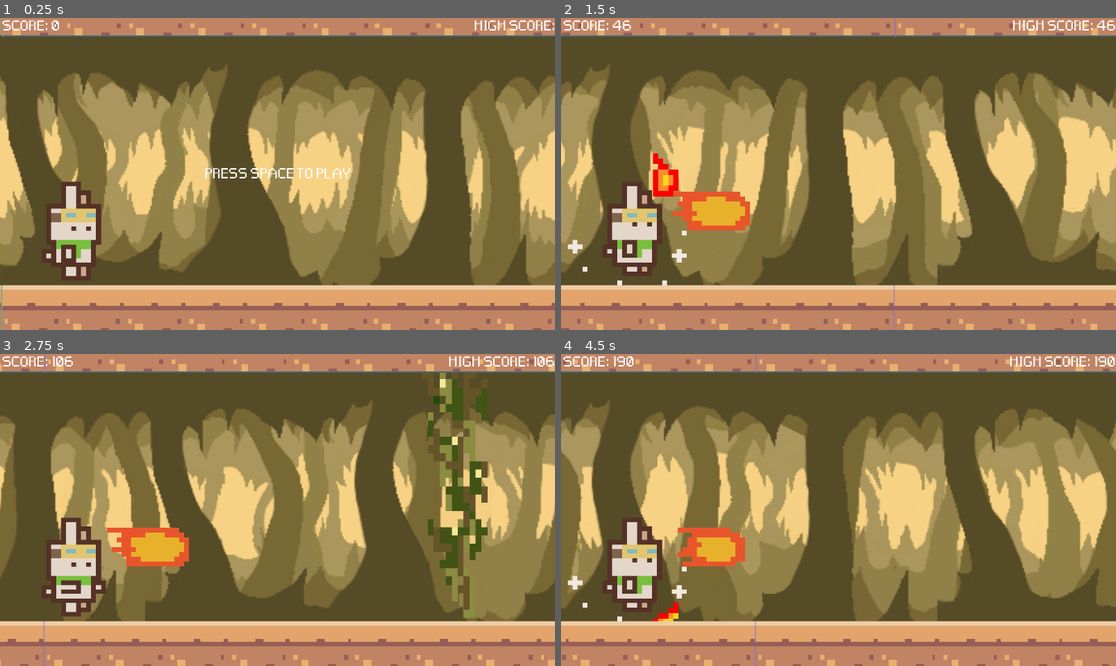
Above: before the commit, frames 1-4 (two rows, left to right).
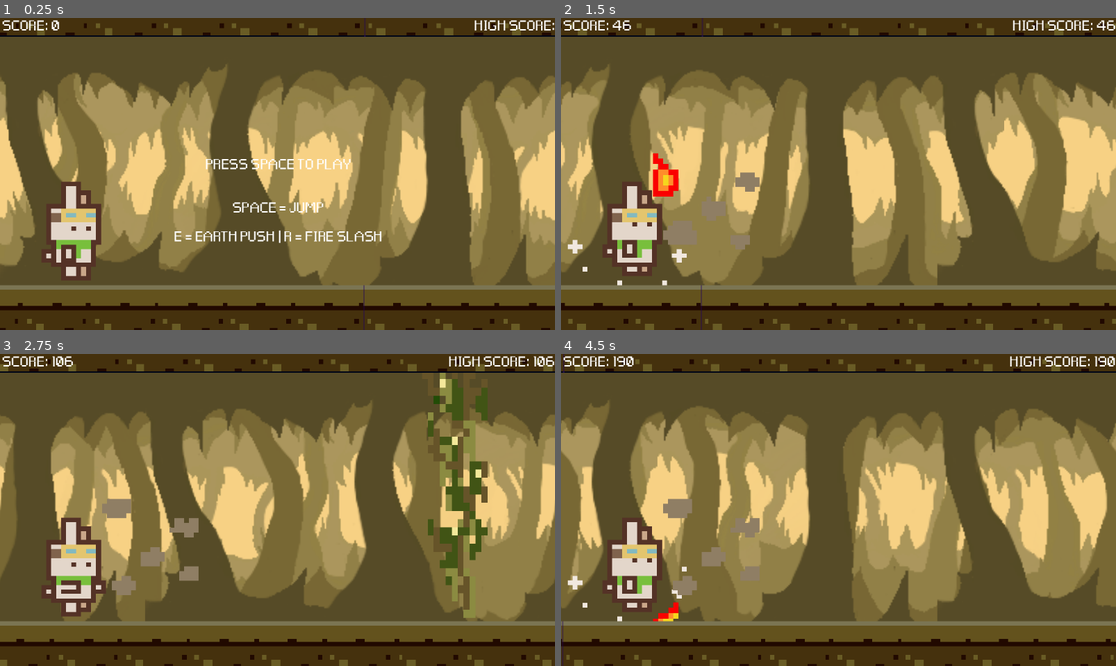
Above: after the commit, the same moments.

Repository: maryandrearv/the-elemental-path
Game: Godot game, scene res://scenes/main.tscn
Two runs of this game, one before a commit and one after it. Both use one fixed random seed, a clock stepped at 60 frames per second and the inputs below.
Inputs:
- Up to frame 1 (0.25 s): no input
- Up to frame 2 (1.5 s): tap Space at 0.5 s; tap E (earth) at 0.6 s; tap Enter (ui_accept) at 0.77 s; tap R (fire) at 1.35 s
- Up to frame 3 (2.75 s): tap Enter (ui_accept) at 1.52 s; tap E (earth) at 2.1 s
- Up to frame 4 (4.5 s): tap R (fire) at 2.85, 4.35 s; tap Enter (ui_accept) at 3.02, 3.77 s; tap E (earth) at 3.6 s

The runs differ from the first frame. In frame 1, 22% of the frame differs, in the area x 0-100%, y 0-100%; in frame 2, 22%; in frame 3, 23%; in frame 4, 22%.

Commit message:
A few changes made for the game. Expanded the game background to fit a wider screen. Also expanded ground and ceiling. Fixed Echo earth ability. Added control functions to start menu.

Diff:
--- a/runner/project.godot
+++ b/runner/project.godot
@@ -19,6 +19,10 @@
 
 Global="*res://scenes/Global.gd"
 
+[display]
+
+window/stretch/aspect="expand"
+
 [input]
 
 earth={
--- a/runner/scenes/Echo.tscn
+++ b/runner/scenes/Echo.tscn
@@ -107,22 +107,22 @@
 [sub_resource type="RectangleShape2D" id="RectangleShape2D_2nvop"]
 size = Vector2(11.5, 17.6667)
 
-[sub_resource type="AtlasTexture" id="AtlasTexture_gmeea"]
-atlas = ExtResource("2_qb8ms")
-region = Rect2(96, 96, 32, 32)
-
-[sub_resource type="AtlasTexture" id="AtlasTexture_k7gho"]
-atlas = ExtResource("2_qb8ms")
-region = Rect2(0, 128, 32, 32)
+[sub_resource type="AtlasTexture" id="AtlasTexture_0iqx2"]
+atlas = ExtResource("2_qb8ms")
+region = Rect2(32, 128, 32, 32)
+
+[sub_resource type="AtlasTexture" id="AtlasTexture_n4r0m"]
+atlas = ExtResource("2_qb8ms")
+region = Rect2(64, 128, 32, 32)
 
 [sub_resource type="SpriteFrames" id="SpriteFrames_a8h5c"]
 animations = [{
 "frames": [{
 "duration": 1.0,
-"texture": SubResource("AtlasTexture_gmeea")
-}, {
-"duration": 1.0,
-"texture": SubResource("AtlasTexture_k7gho")
+"texture": SubResource("AtlasTexture_0iqx2")
+}, {
+"duration": 1.0,
+"texture": SubResource("AtlasTexture_n4r0m")
 }],
 "loop": true,
 "name": &"earth",
@@ -187,8 +187,7 @@
 scale = Vector2(5, 5)
 sprite_frames = SubResource("SpriteFrames_a8h5c")
 animation = &"earth"
-frame = 1
-frame_progress = 0.0526812
+frame_progress = 0.452353
 
 [node name="Fire" type="AnimatedSprite2D" parent="."]
 visible = false
--- a/runner/scenes/background.tscn
+++ b/runner/scenes/background.tscn
@@ -9,7 +9,8 @@
 [node name="background" type="ParallaxBackground"]
 
 [node name="Sprite2D" type="Sprite2D" parent="."]
-scale = Vector2(3, 3)
+position = Vector2(-453, -282)
+scale = Vector2(7.83333, 6.91667)
 texture = ExtResource("1_0y6dt")
 centered = false
 
--- a/runner/scenes/ground.tscn
+++ b/runner/scenes/ground.tscn
@@ -1,10 +1,10 @@
 [gd_scene load_steps=8 format=4 uid="uid://b4p11np75v5y1"]
 
 [ext_resource type="Texture2D" uid="uid://ku5lg5ht7tly" path="res://sprites/GrassetPack/GrassetPack.png" id="1_bc51w"]
-[ext_resource type="Texture2D" uid="uid://chvvjnsi5j261" path="res://sprites/ground.png" id="1_la0hv"]
+[ext_resource type="Texture2D" uid="uid://ujihrkrvi4kn" path="res://sprites/ground_proper.png" id="1_leeml"]
 
 [sub_resource type="RectangleShape2D" id="RectangleShape2D_dwsa4"]
-size = Vector2(2499, 58)
+size = Vector2(2764, 58)
 
 [sub_resource type="TileSetAtlasSource" id="TileSetAtlasSource_ij0m6"]
 texture = ExtResource("1_bc51w")
@@ -74,12 +74,12 @@
 
 [node name="Sprite2D" type="Sprite2D" parent="."]
 texture_filter = 1
-position = Vector2(1186, 612)
-scale = Vector2(1.41889, 1.52778)
-texture = ExtResource("1_la0hv")
+position = Vector2(1055, 612)
+scale = Vector2(1.56445, 1.52778)
+texture = ExtResource("1_leeml")
 
 [node name="CollisionShape2D" type="CollisionShape2D" parent="."]
-position = Vector2(1186.5, 614)
+position = Vector2(1054, 614)
 shape = SubResource("RectangleShape2D_dwsa4")
 
 [node name="Layer0" type="TileMapLayer" parent="."]
--- a/runner/scenes/hud.tscn
+++ b/runner/scenes/hud.tscn
@@ -35,15 +35,20 @@
 anchor_top = 0.5
 anchor_right = 0.5
 anchor_bottom = 0.5
-offset_left = -32.0
-offset_top = -11.5
-offset_right = 32.0
-offset_bottom = 11.5
+offset_left = -214.0
+offset_top = -32.0
+offset_right = 218.0
+offset_bottom = 145.0
 grow_horizontal = 2
 grow_vertical = 2
 theme_override_fonts/font = ExtResource("1_6pthw")
 theme_override_font_sizes/font_size = 24
 text = "PRESS SPACE TO PLAY
+
+
+SPACE = JUMP
+
+E = EARTH PUSH | R = FIRE SLASH
 "
 horizontal_alignment = 1
 vertical_alignment = 1
Binary file added: runner/sprites/ground_proper.png
Not shown, added: runner/sprites/ground_proper.png.import
Not shown, added: git_log.txt
